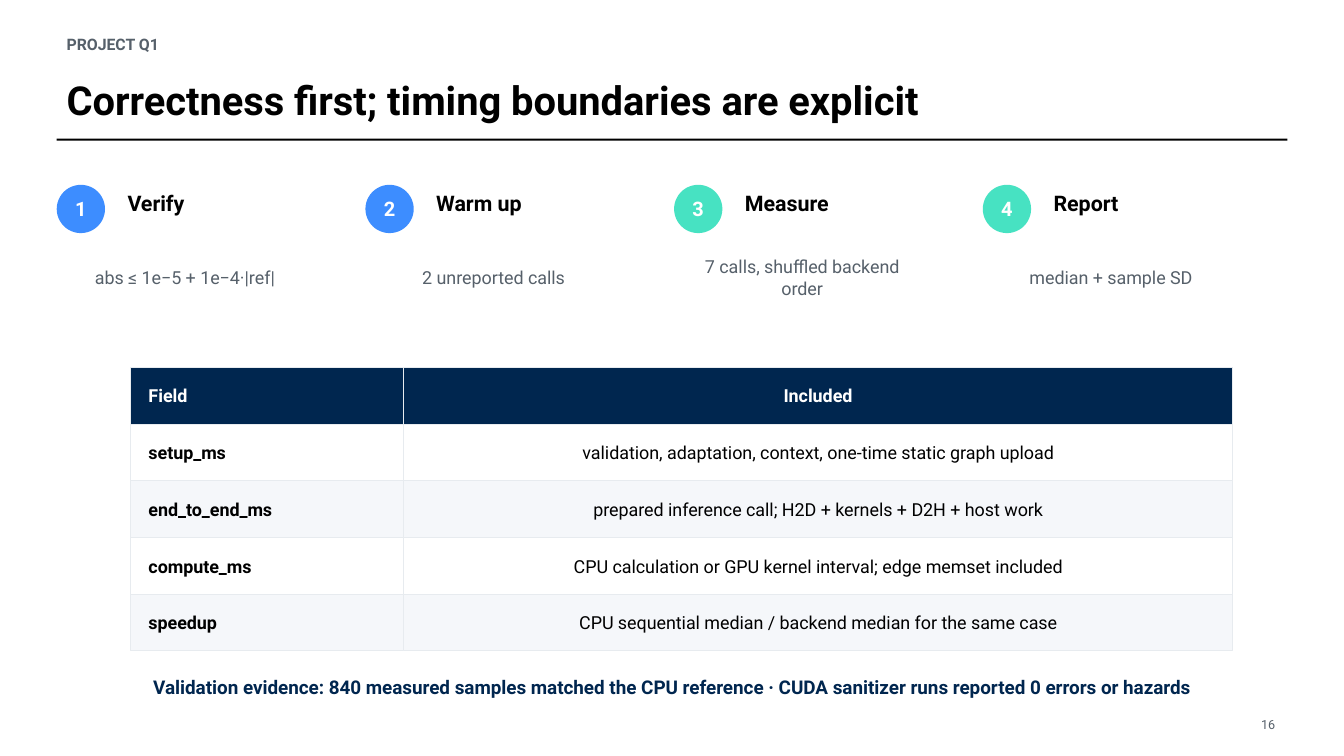
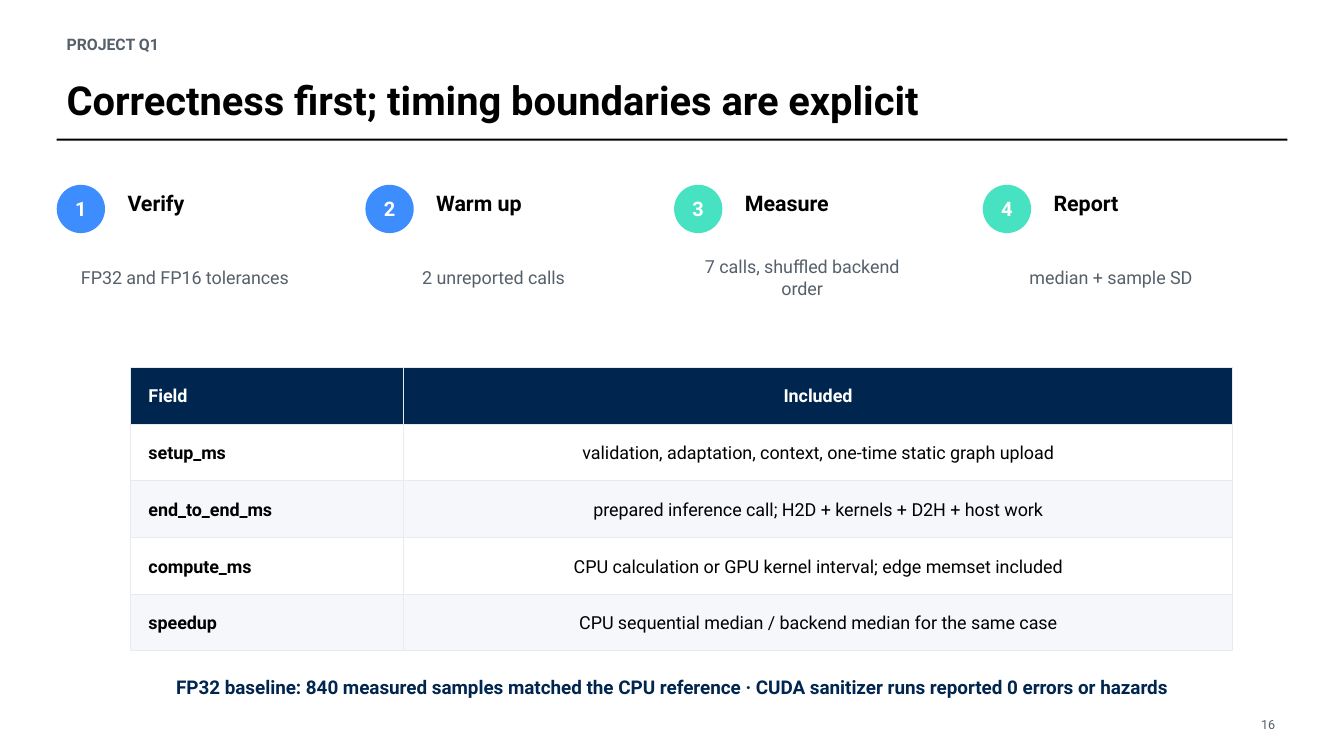
Before and after one commit to numei/gnni_on_gpus, a slide deck: slide 16 of docs/Q1-presentation-final.pptx. Drawn at 1344x756 pixels with LibreOffice and Linux fonts; fonts in the diff are those of the drawing. Boxes give left, top, right and bottom in pixels: in the first picture for what was removed or moved away, otherwise in the second. Text is boxed around its words. In the diff, an @@ line names an element or a change of style, - is before the commit and + after.

Commit message:
Add FP16 feature compression and benchmark all eight CUDA scenarios

```diff
--- a/docs/Q1-presentation-final.pptx
+++ b/docs/Q1-presentation-final.pptx
@@ text at [81, 270, 289, 284]: text changed @@
-abs ≤ 1e−5 + 1e−4·|ref|
+FP32 and FP16 tolerances
@@ text at [176, 679, 1167, 698]: text changed @@
-Validation evidence: 840 measured samples matched the CPU reference · CUDA sanitizer runs reported 0 errors or hazards
+FP32 baseline: 840 measured samples matched the CPU reference · CUDA sanitizer runs reported 0 errors or hazards
```
Also in this commit, not shown: 6 other slides changed, 1 slide added, 35 other files.
